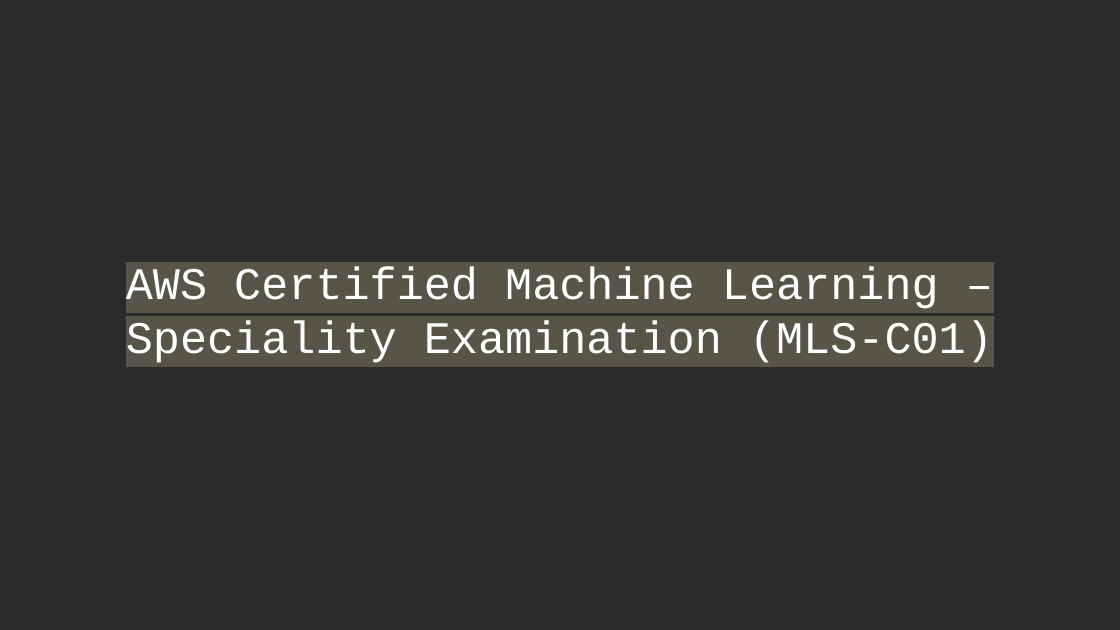
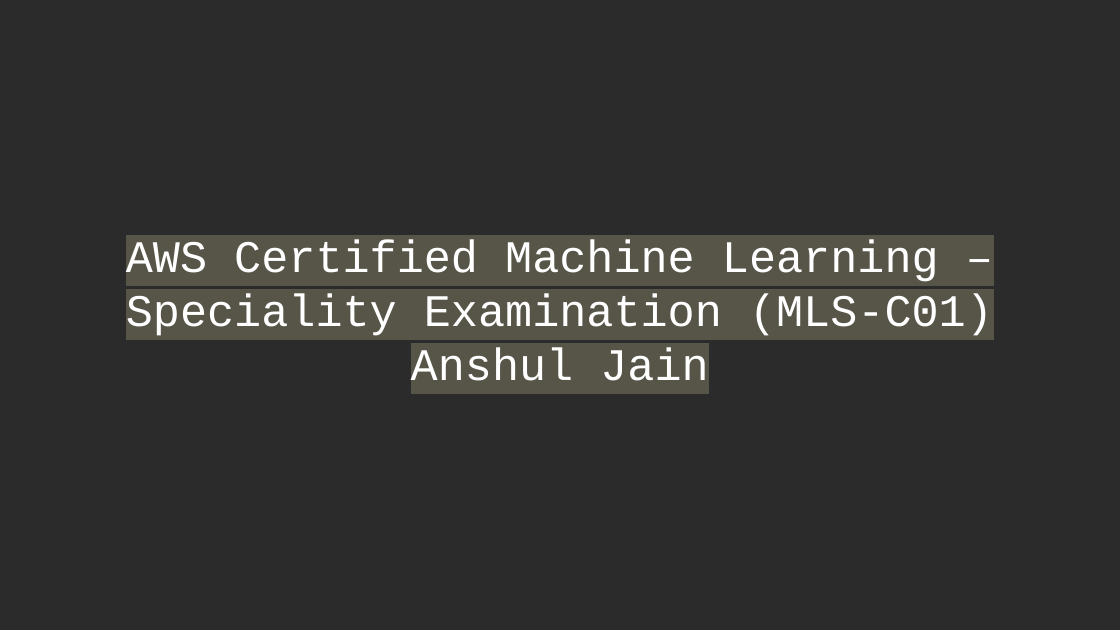
Before and after one commit to Anshul-GH/AWS_ML_Certification, a slide deck: slide 1 of AWS_Certified_ML_Certification_Deck.odp. Drawn at 1120x630 pixels with LibreOffice and Linux fonts; fonts in the diff are those of the drawing; background and template pictures are left out; a plain dark background stands for a picture behind light text. Boxes give left, top, right and bottom in pixels: in the first picture for what was removed or moved away, otherwise in the second. Text is boxed around its words. In the diff, an @@ line names an element or a change of style, - is before the commit and + after.

```diff
--- a/AWS_Certified_ML_Certification_Deck.odp
+++ b/AWS_Certified_ML_Certification_Deck.odp
@@ title at box(126, 240, 993, 381): text changed @@
-AWS Certified Machine Learning – Speciality Examination (MLS-C01)
+AWS Certified Machine Learning – Speciality Examination (MLS-C01)
+Anshul Jain
```
Also in this commit, not shown: 1 other file.
